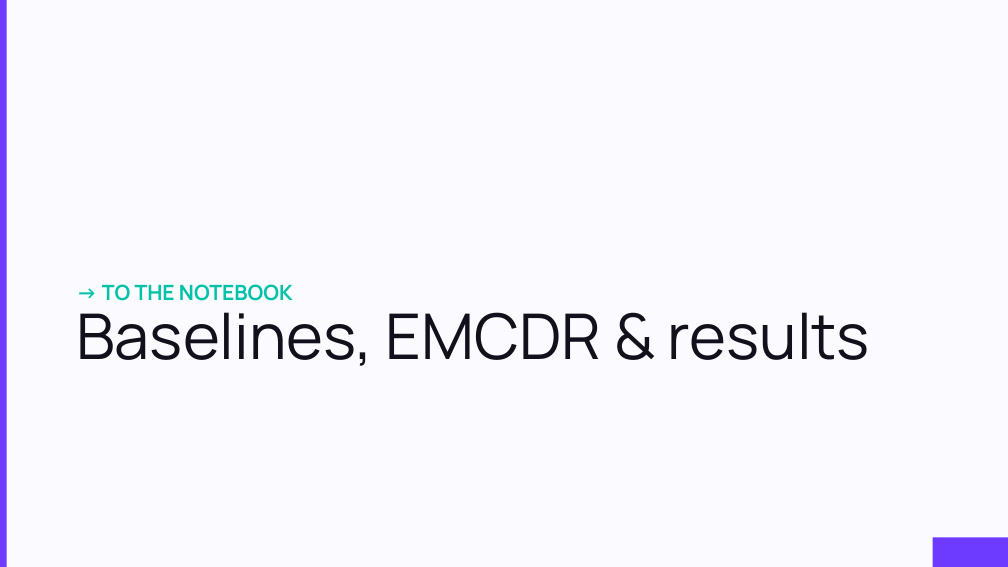
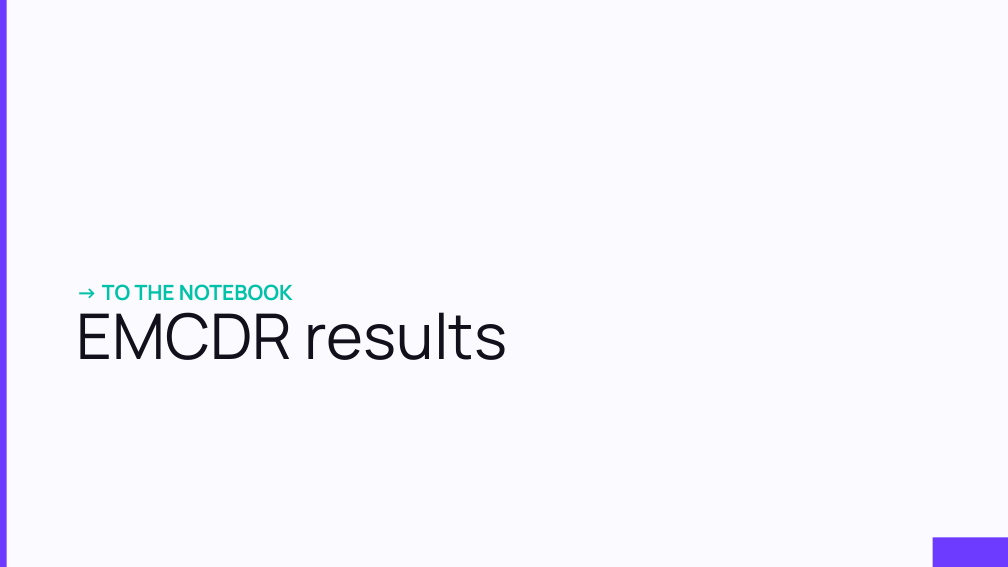
Before and after one commit to orimood/Amazon_CR, a slide deck: slide 18 of Cross-Domain_final.pptx (slide 14 before the commit). Drawn at 1008x567 pixels with LibreOffice and Linux fonts; fonts in the diff are those of the drawing. Boxes give left, top, right and bottom in pixels: in the first picture for what was removed or moved away, otherwise in the second. Text is boxed around its words. In the diff, an @@ line names an element or a change of style, - is before the commit and + after.

Commit message:
Update final deck and presentation notebook; ignore redundant src.zip

```diff
--- a/Cross-Domain_final.pptx
+++ b/Cross-Domain_final.pptx
@@ title at bbox=[76, 312, 507, 360]: text changed @@
-Baselines, EMCDR & results
+EMCDR results
```
Also in this commit, not shown: 4 slides added, 2 other files.
